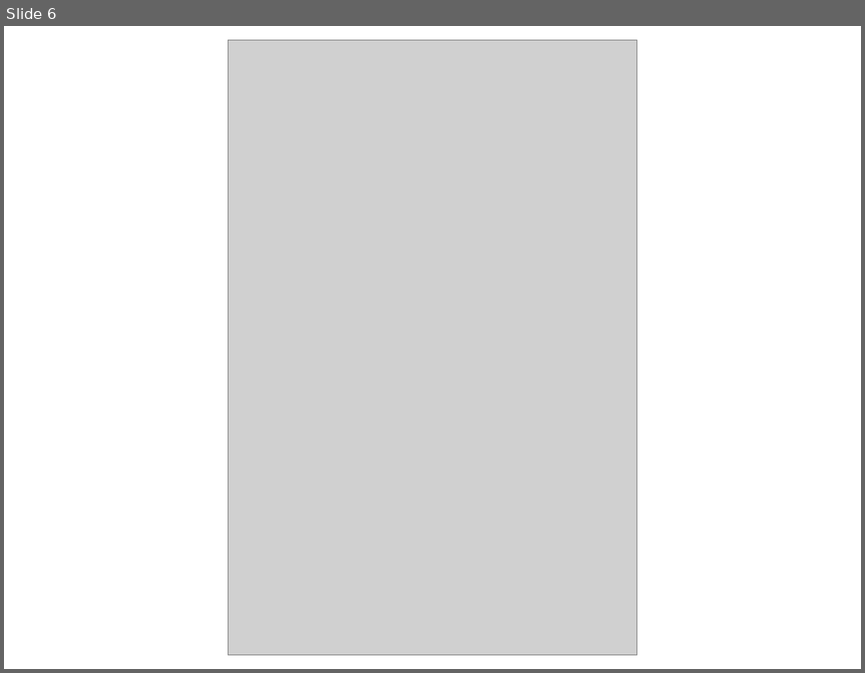
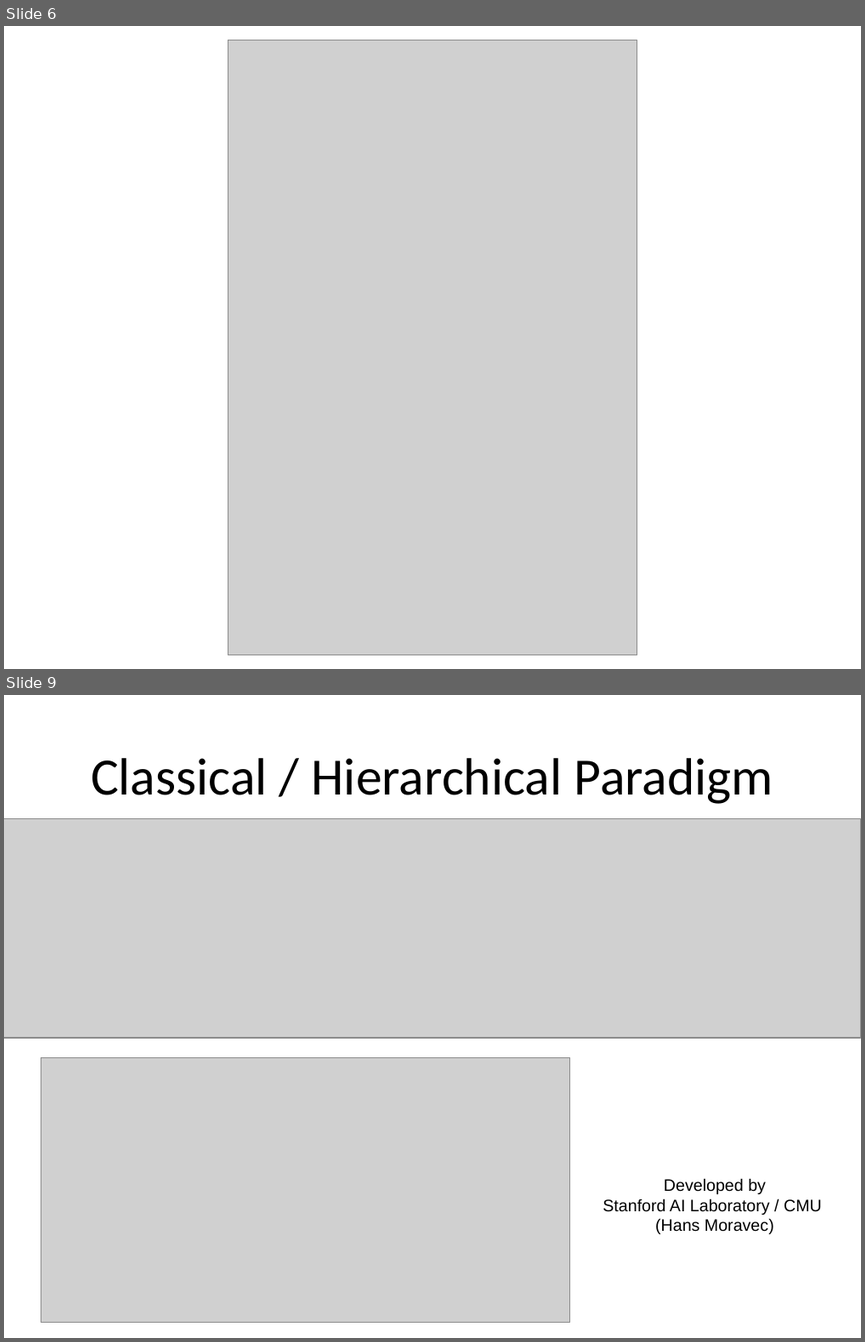
Before and after one commit to UK-Roy/cse461, a slide deck: slides/Introduction to Robotics-lec2.pptx. Shown one above the other, each under a label of ours: slide 6 before the commit, slides 6 and 9 after it; the slides between them are not shown. The pictures are 865x673 and 865x1342 pixels, drawn with LibreOffice and Linux fonts; fonts in the diff are those of the drawing; grey boxes stand for pictures. Boxes give left, top, right and bottom in pixels: in the first picture for what was removed or moved away, otherwise in the second. Text is boxed around its words. In the diff, an @@ line names an element or a change of style, - is before the commit and + after.

```diff
--- a/slides/Introduction to Robotics-lec2.pptx
+++ b/slides/Introduction to Robotics-lec2.pptx
@@ slide 9 added at (4,695,861,1338), background #FFFFFF @@
@@ title added at (91,758,773,804), 44 pt, text #000000 @@
+Classical / Hierarchical Paradigm
@@ picture added at (4,819,861,1038) @@
@@ picture added at (41,1057,569,1322) @@
@@ text added at (602,1178,822,1234), 14 pt, text #000000 @@
+Developed by
+Stanford AI Laboratory / CMU
+(Hans Moravec)
```
Also in this commit, not shown: 14 slides changed, 14 other slides added, 6 slides removed, 7 other files.
